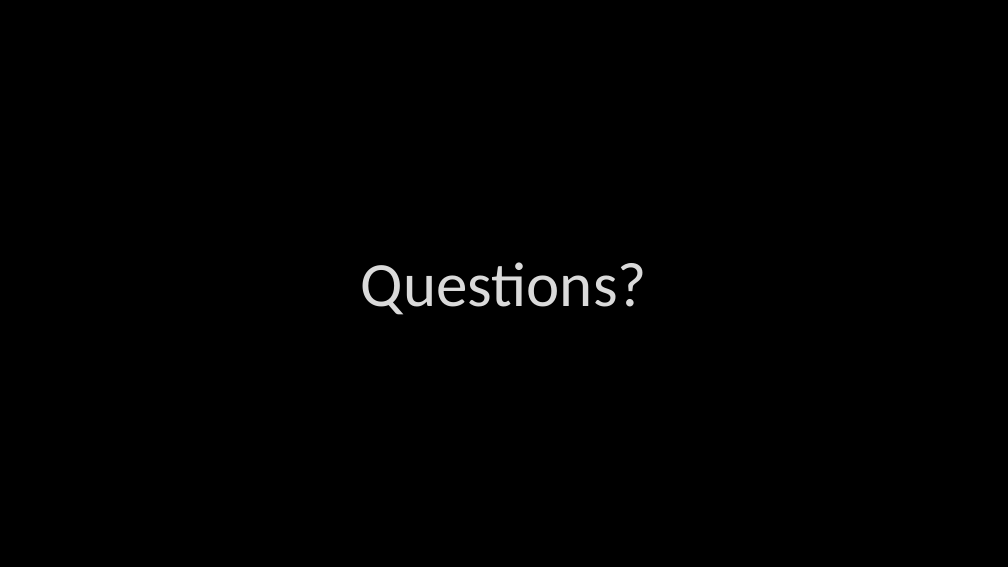
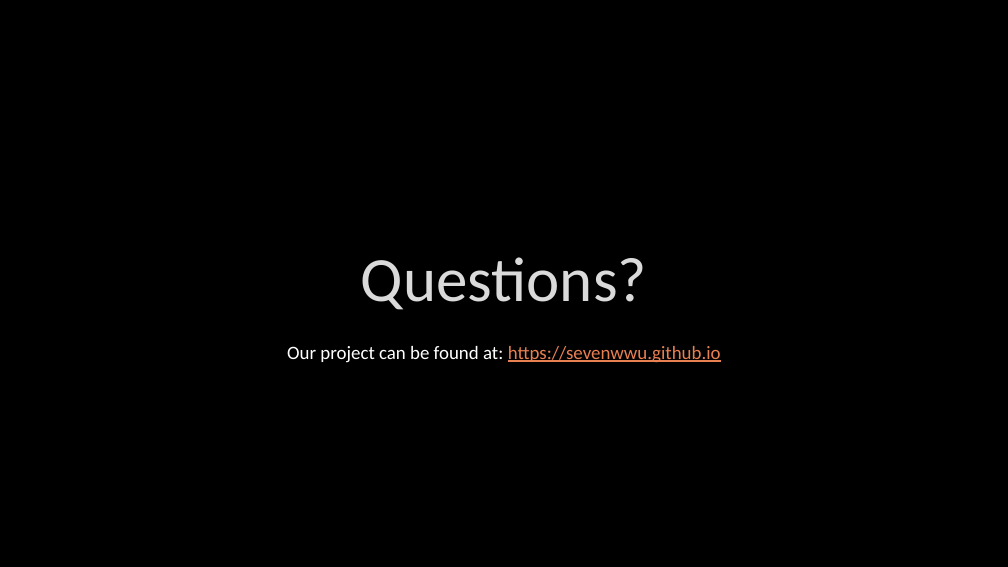
Before and after one commit to sevenwwu/sevenwwu.github.io, a slide deck: slide 15 of write-ups/presentation.pptx. Drawn at 1008x567 pixels with LibreOffice and Linux fonts; fonts in the diff are those of the drawing; background and template pictures are left out. Boxes give left, top, right and bottom in pixels: in the first picture for what was removed or moved away, otherwise in the second. Text is boxed around its words. In the diff, an @@ line names an element or a change of style, - is before the commit and + after.

```diff
--- a/write-ups/presentation.pptx
+++ b/write-ups/presentation.pptx
@@ title "Questions?": place and size @@
-title "Questions?" at <box>361,262,647,315</box>
+title "Questions?" at <box>361,257,647,310</box>
@@ text added at <box>287,346,721,363</box>, 18 pt, text #E98052, underline @@
+Our project can be found at: https://sevenwwu.github.io
```
Also in this commit, not shown: 5 other slides changed.
